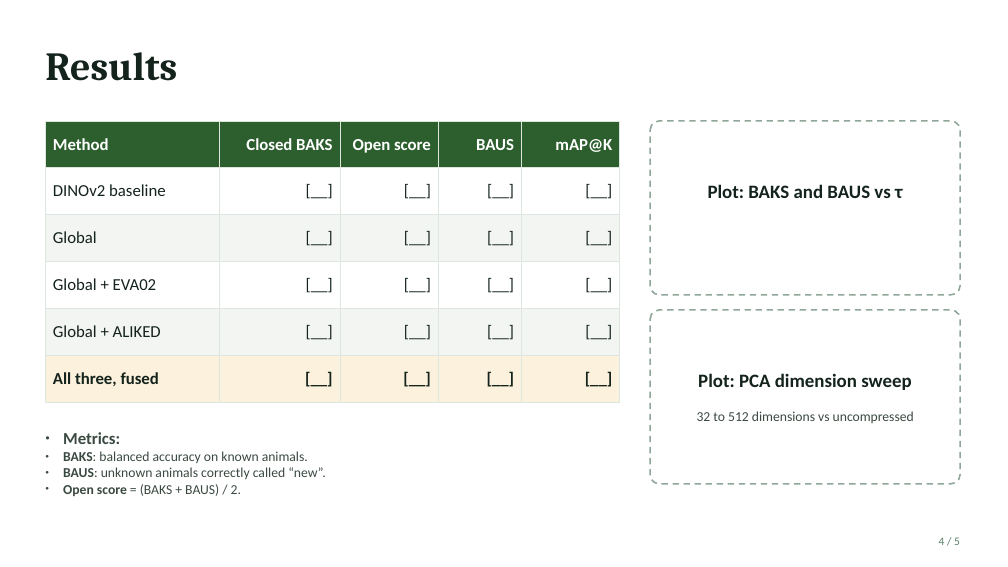
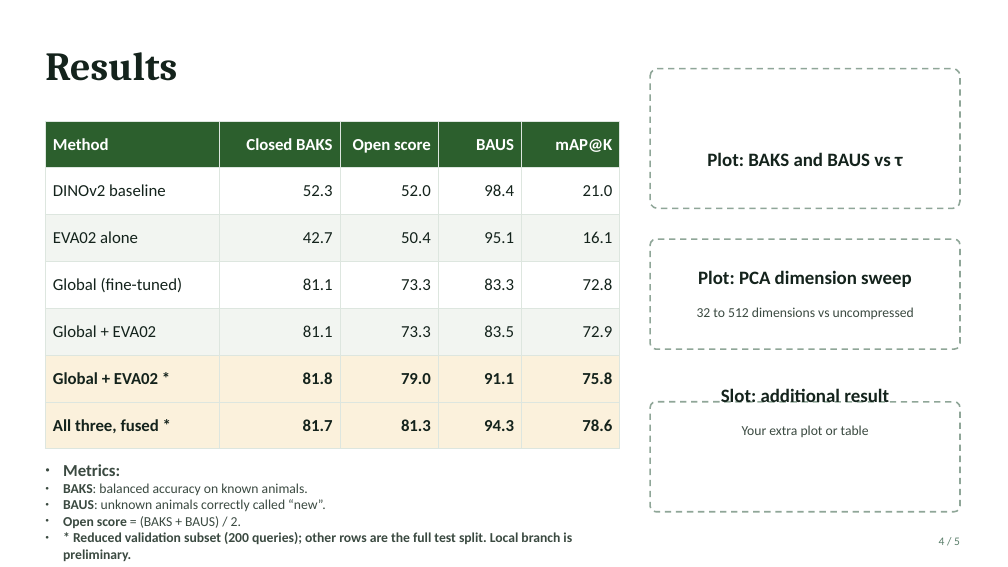
Before and after one commit to mat-tp/re-ID-wildlife10k, a slide deck: slide 4 of ss/PresentationSlides.pptx. Drawn at 1008x567 pixels with LibreOffice and Linux fonts; fonts in the diff are those of the drawing. Boxes give left, top, right and bottom in pixels: in the first picture for what was removed or moved away, otherwise in the second. Text is boxed around its words. In the diff, an @@ line names an element or a change of style, - is before the commit and + after.

Commit message:
Updated the Results Section

```diff
--- a/ss/PresentationSlides.pptx
+++ b/ss/PresentationSlides.pptx
@@ rounded rectangle: place and size @@
-rounded rectangle at [650, 121, 960, 295]
+rounded rectangle at [650, 69, 960, 209]
@@ table at [45, 121, 620, 449] @@
-row 2: DINOv2 baseline | [__] | [__] | [__] | [__]
-row 3: Global | [__] | [__] | [__] | [__]
-row 4: Global + EVA02 | [__] | [__] | [__] | [__]
-row 5: Global + ALIKED | [__] | [__] | [__] | [__]
-row 6: All three, fused | [__] | [__] | [__] | [__]
+row 2: DINOv2 baseline | 52.3 | 52.0 | 98.4 | 21.0
+row 3: EVA02 alone | 42.7 | 50.4 | 95.1 | 16.1
+row 4: Global (fine-tuned) | 81.1 | 73.3 | 83.3 | 72.8
+row 5: Global + EVA02 | 81.1 | 73.3 | 83.5 | 72.9
+row 6: Global + EVA02 * | 81.8 | 79.0 | 91.1 | 75.8
+row 7: All three, fused * | 81.7 | 81.3 | 94.3 | 78.6
@@ text "Plot: BAKS and BAUS vs ...": place and size @@
-text "Plot: BAKS and BAUS vs ..." at [708, 184, 902, 198]
+text "Plot: BAKS and BAUS vs ..." at [707, 152, 902, 166]
@@ rounded rectangle: place and size @@
-rounded rectangle at [650, 310, 960, 484]
+rounded rectangle at [650, 239, 960, 349]
@@ text "Plot: PCA dimension sweep": place and size @@
-text "Plot: PCA dimension sweep" at [698, 373, 912, 390]
+text "Plot: PCA dimension sweep" at [698, 270, 912, 287]
@@ text "32 to 512 dimensions vs ...": place and size @@
-text "32 to 512 dimensions vs ..." at [697, 411, 914, 423]
+text "32 to 512 dimensions vs ..." at [697, 307, 914, 319]
@@ text added at [721, 388, 889, 403], 18 pt, text #14231C, bold @@
+Slot: additional result
@@ rounded rectangle added at [650, 402, 960, 511], fill #FFFFFF, outline #8FA698 1.5 pt dashed @@
@@ text added at [742, 425, 869, 437], 13 pt, text #3B4A41 @@
+Your extra plot or table
@@ text "Metrics:": place and size @@
-text "Metrics:" at [63, 432, 326, 496]
+text "Metrics:" at [63, 464, 572, 561]
@@ text at [63, 532, 572, 561]: paragraph added @@
+● * Reduced validation subset (200 queries); other rows are the full test split. Local branch is preliminary.
```
Also in this commit, not shown: 2 other slides changed.
